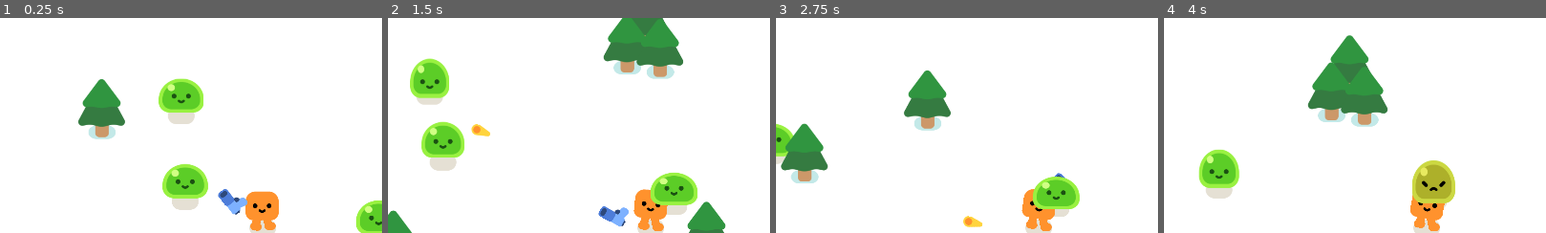
Above: before the commit, frames 1-4 (left to right).
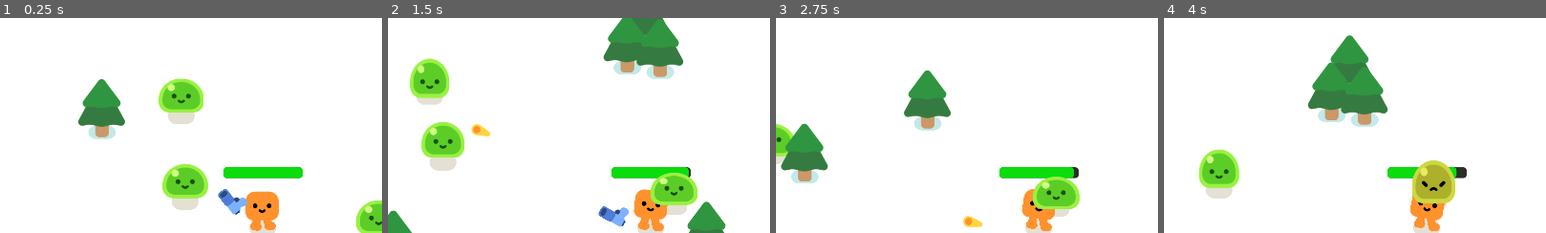
Above: after the commit, the same moments.

Repository: ryguyroberts/2DVampSurv
Game: Godot game, scene res://survivors_game.tscn
Two runs of this game, one before a commit and one after it. Both use one fixed random seed, a clock stepped at 60 frames per second and the inputs below.
Inputs:
- Up to frame 1 (0.25 s): no input
- Up to frame 2 (1.5 s): hold D (move_right) 0.53-1.28 s; hold S (move_down) from 1.28 s (still down)
- Up to frame 3 (2.75 s): release S (move_down) at 2.03 s; hold D (move_right) from 2.03 s (still down)
- Up to frame 4 (4 s): release D (move_right) at 2.78 s; hold W (move_up) 2.78-3.53 s; hold A (move_left) from 3.53 s (still down)
The pictures show only the part of the screen within x 16-66%, y 2-52%; the shares and areas given below are measured in that part.

The runs differ from the first frame. In frame 1, 1.1% of the frame differs, in the area x 58-80%, y 69-75%; in frame 2, 0.9%; in frame 3, 1.1%; in frame 4, 0.6%.

Commit message:
add player HP bar

Diff:
--- a/player.gd
+++ b/player.gd
@@ -1,4 +1,8 @@
 extends CharacterBody2D
+
+signal health_depleted
+
+var health = 100.0
 
 func _physics_process(delta):
 	var direction = Input.get_vector("move_left", "move_right", "move_up", "move_down")
@@ -9,3 +13,12 @@
 		%HappyBoo.play_walk_animation()
 	else:
 		%HappyBoo.play_idle_animation()
+
+	# Hurt box
+	const DAMAGE_RATE = 5.0
+	var overlapping_mobs = %HurtBox.get_overlapping_bodies()
+	if overlapping_mobs.size() > 0:
+		health -= DAMAGE_RATE * overlapping_mobs.size() * delta
+		%ProgressBar.value = health
+		if health <= 0.0:
+			health_depleted.emit()
--- a/player.tscn
+++ b/player.tscn
@@ -6,6 +6,23 @@
 
 [sub_resource type="CircleShape2D" id="CircleShape2D_bb4kl"]
 radius = 33.0606
+
+[sub_resource type="CircleShape2D" id="CircleShape2D_kgkds"]
+radius = 41.0488
+
+[sub_resource type="StyleBoxFlat" id="StyleBoxFlat_s4ma2"]
+bg_color = Color(0.170823, 0.186061, 0.160174, 1)
+corner_radius_top_left = 8
+corner_radius_top_right = 8
+corner_radius_bottom_right = 8
+corner_radius_bottom_left = 8
+
+[sub_resource type="StyleBoxFlat" id="StyleBoxFlat_w3jod"]
+bg_color = Color(0.0431373, 0.866667, 0.0509804, 1)
+corner_radius_top_left = 8
+corner_radius_top_right = 8
+corner_radius_bottom_right = 8
+corner_radius_bottom_left = 8
 
 [node name="Player" type="CharacterBody2D"]
 script = ExtResource("1_0ufia")
@@ -21,3 +38,24 @@
 [node name="Camera2D" type="Camera2D" parent="."]
 
 [node name="Gun" parent="." instance=ExtResource("3_k5j54")]
+
+[node name="HurtBox" type="Area2D" parent="."]
+unique_name_in_owner = true
+collision_layer = 0
+collision_mask = 2
+
+[node name="CollisionShape2D" type="CollisionShape2D" parent="HurtBox"]
+position = Vector2(-1, -2)
+shape = SubResource("CircleShape2D_kgkds")
+debug_color = Color(0.909547, 0.279477, 0.275344, 0.42)
+
+[node name="ProgressBar" type="ProgressBar" parent="."]
+unique_name_in_owner = true
+offset_left = -101.0
+offset_top = -141.0
+offset_right = 98.0
+offset_bottom = -114.0
+theme_override_styles/background = SubResource("StyleBoxFlat_s4ma2")
+theme_override_styles/fill = SubResource("StyleBoxFlat_w3jod")
+value = 100.0
+show_percentage = false
Not shown: 1 places in player.tscn that only renumber resources
